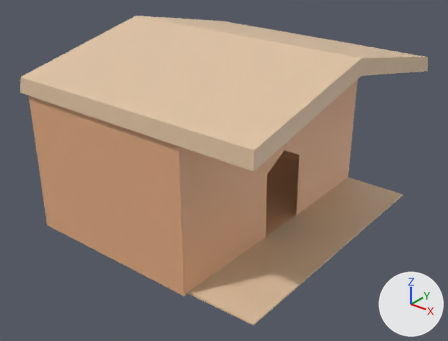
Renders of the Blender file models/townhall.blend from each side of a commit.
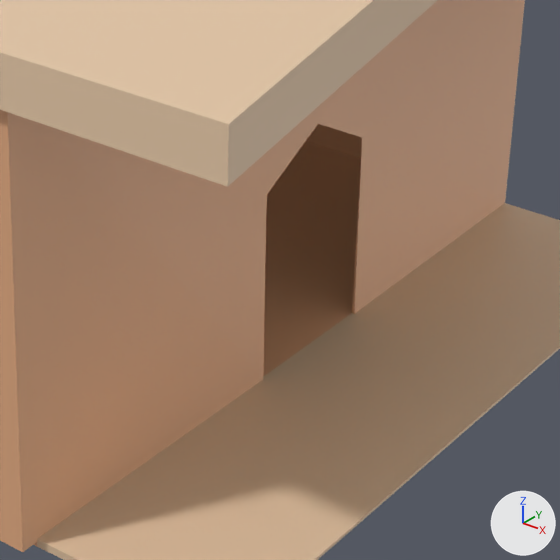
Each version appears first whole from a camera (50 mm lens) standing at (18.5, -25.5, 18.3) and looking at (-1.0, -1.1, 3.1), and next in a close-up on the part from 39% to 82% of the width and 32% to 88% of the height. The axes (+X, +Y, +Z) are drawn at lower right. The lights are the same throughout. The older version's two pictures come first. The same objects are shown in both versions, whatever each file hides.
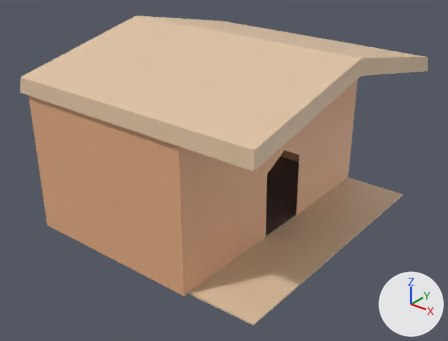
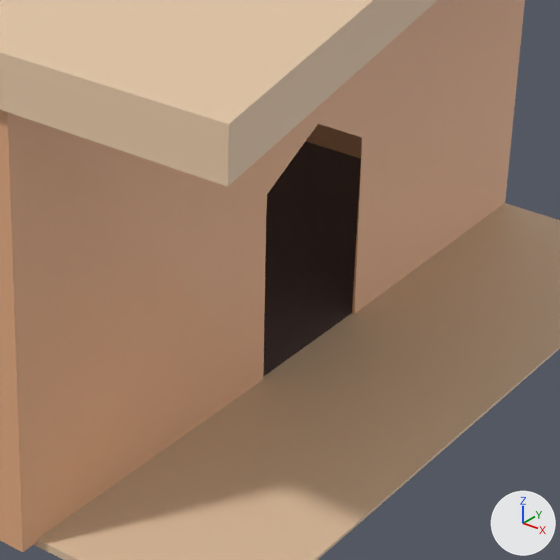
Diff of the bpy script that builds the scene:
```diff
--- a/models/townhall.blend.py
+++ b/models/townhall.blend.py
@@ me_cube_001 @@
 me_cube_001.from_pydata(...)  # 98 vertices, 99 faces, 2 loose edges; spans x -8.59..6.19, y -6.5..6.5, z -0.3..10.17
 # used by ob_cube; location = (-0.03, 0.1, 0.36); scale = (1.0, 1.28, 1.0)
+# me_cube_001 part 1: the 1 face centred in x -2.73, y 0.0, z -0.14 switches from mat_material (beige #e7af85) to mat_material_003 (dark grey #5c4e4e)
 me_cube_001.materials.append(mat_material)
```

Pixel boxes [x1, y1, x2, y2] of what changed, in the close-ups (560 x 560 px):
part 1 of me_cube_001, recoloured (beige to dark grey)
    both: [263, 141, 361, 377]
